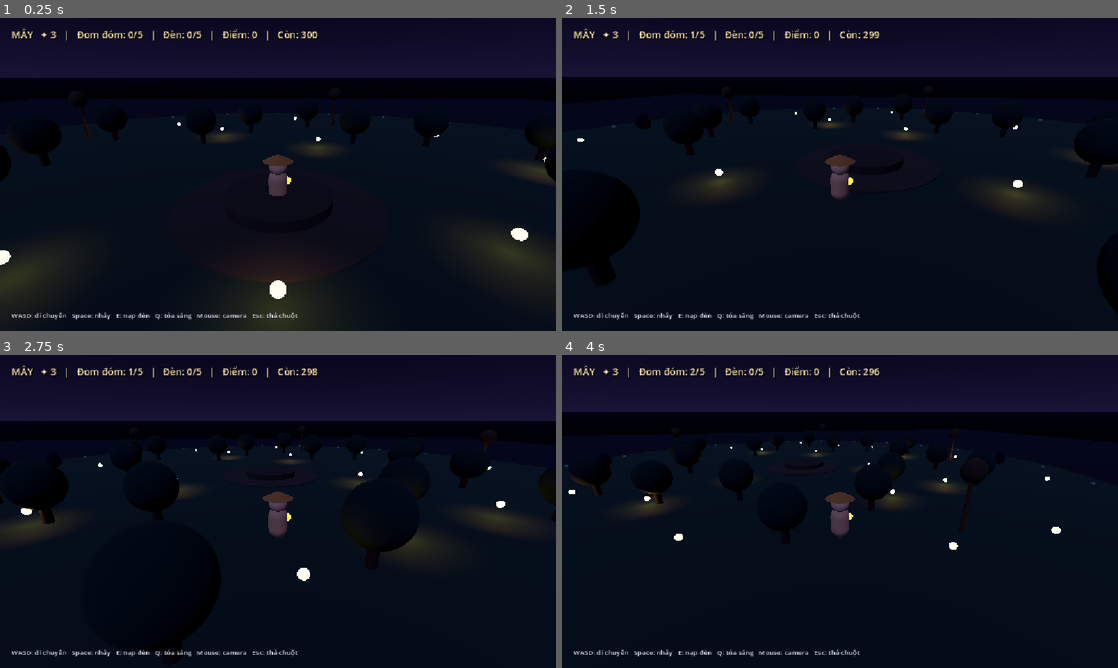
Above: before the commit, frames 1-4 (two rows, left to right).
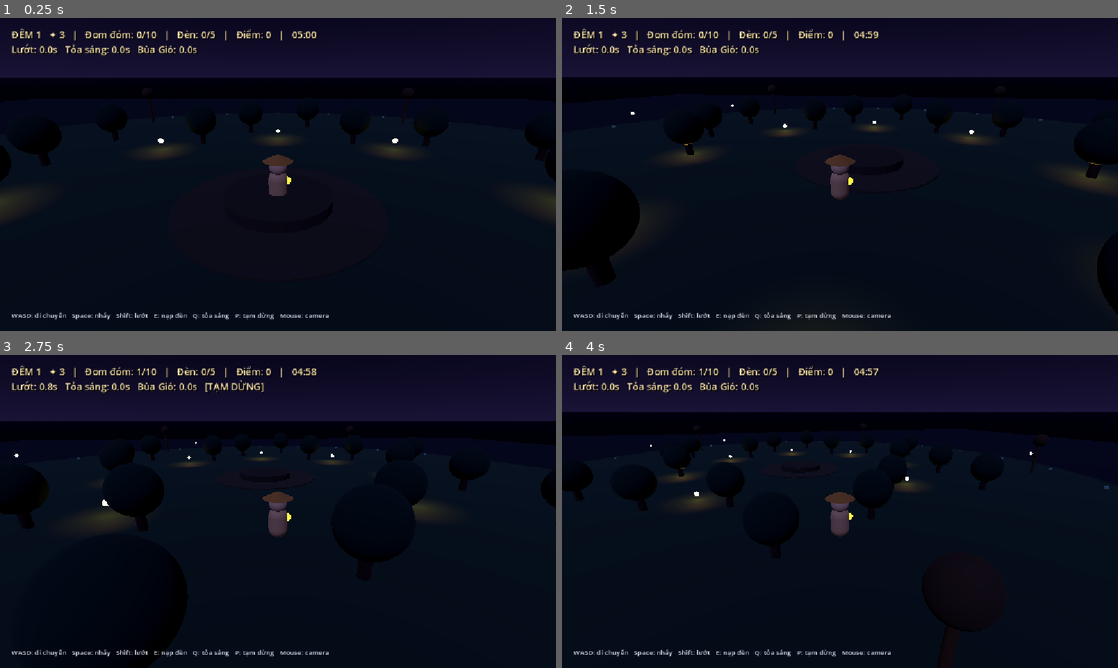
Above: after the commit, the same moments.

Repository: ViTL-AI26/K5-L3A-DAY12-TruongLoiVi-2A202603441-AI-SDLC-Dao-Den-Long
Game: Godot game, scene res://scenes/main.tscn
The game is run twice, just before and just after one commit, with the same random seed, the same clock (stepped at 60 frames per second) and the same inputs.
Inputs (mouse positions are in pixels of both pictures, inside the frame that each line leads up to):
- Up to frame 1 (0.25 s): no input
- Up to frame 2 (1.5 s): tap Enter at 0.5 s; move the mouse to (867, 174) at 0.52 s; hold Enter 0.53-1.28 s; hold W from 0.53 s (still down); click (867, 174) at 0.67 s; tap Space at 0.77 s; tap R at 0.8, 1.35 s; move the mouse to (812, 174) at 1.27 s; click (812, 174) at 1.42 s
- Up to frame 3 (2.75 s): keep holding W; tap Space at 1.52 s; tap Shift at 1.55 s; move the mouse to (289, 505) at 2.02 s; hold Shift from 2.03 s (still down); click (289, 505) at 2.17 s; tap P at 2.3 s
- Up to frame 4 (4 s): keep holding W; move the mouse to (834, 517) at 2.77 s; release Shift at 2.78 s; tap P at 2.85 s; click (834, 517) at 2.92 s; tap Space at 3.02, 3.77 s; tap E at 3.05 s; move the mouse to (878, 514) at 3.52 s; hold E from 3.53 s (still down); click (878, 514) at 3.67 s; tap Enter at 3.8 s

The runs differ from the first frame. In frame 1, 8.1% of the frame differs, in the area x 0-100%, y 3-100%; in frame 2, 4.1%; in frame 3, 6.1%; in frame 4, 4.4%.

Commit message:
Align graphical play with Phase 2 nights

Diff:
--- a/scripts/gameplay/graphical_game.gd
+++ b/scripts/gameplay/graphical_game.gd
@@ -24,16 +24,21 @@
 var overlay: ColorRect
 var last_state := "playing"
 var elapsed_visual := 0.0
+var current_night := 1
+var campaign_score := 0
 
 
 func _ready() -> void:
+	if get_tree().has_meta("lantern_current_night"):
+		current_night = int(get_tree().get_meta("lantern_current_night"))
+		campaign_score = int(get_tree().get_meta("lantern_campaign_score", 0))
 	_build_world()
 	_start_game()
 
 
 func _start_game() -> void:
 	sim = SimulationScript.new()
-	sim.initialize(randi())
+	sim.initialize(randi(), current_night)
 	_setup_default_entities()
 	_build_player()
 	_build_camera()
@@ -45,34 +50,37 @@
 
 
 func _setup_default_entities() -> void:
-	for i in range(5):
-		var a := TAU * float(i) / 5.0
-		sim.game_state.lanterns.append({
-			"id": "L%d" % (i + 1),
-			"pos": Vector3(cos(a) * LANTERN_RADIUS, 0, sin(a) * LANTERN_RADIUS),
-			"deposited": 0,
-			"lit": false
-		})
-	# Five lanterns cost five motes each: provide the full 25-mote objective.
-	# The 50% hit drop is recoverable, so the total supply remains sufficient
-	# as long as the player collects dropped motes again.
-	var mote_positions := [
-		Vector3(0,0,5), Vector3(7,0,3), Vector3(-7,0,4),
-		Vector3(11,0,11), Vector3(-12,0,10), Vector3(3,0,-9),
-		Vector3(-5,0,-13), Vector3(15,0,-4), Vector3(-16,0,-3),
-		Vector3(0,0,16), Vector3(8,0,-15), Vector3(-10,0,-16),
-		Vector3(17,0,8), Vector3(-18,0,7), Vector3(4,0,21),
-		Vector3(5,0,13), Vector3(-8,0,17), Vector3(13,0,-11),
-		Vector3(-14,0,-12), Vector3(20,0,1), Vector3(-21,0,0),
-		Vector3(2,0,-20), Vector3(20,0,13), Vector3(-20,0,14),
-		Vector3(10,0,21)
-	]
-	for i in range(mote_positions.size()):
-		sim.game_state.motes.append({"id":"M%d" % (i+1), "pos":mote_positions[i]})
-	sim.game_state.shades = [
-		{"id":"S1", "pos":Vector3(24,0,4), "state":"chase", "stun_ticks":0},
-		{"id":"S2", "pos":Vector3(-23,0,-7), "state":"chase", "stun_ticks":0}
-	]
+	var lantern_positions: Array
+	var mote_positions: Array
+	var shade_points: Array
+	if current_night == 1:
+		lantern_positions = [Vector3(0,0,25), Vector3(23.8,0,7.7), Vector3(14.7,0,-20.2), Vector3(-14.7,0,-20.2), Vector3(-23.8,0,7.7)]
+		mote_positions = _circle_points(Vector3.ZERO, 12, 8) + _circle_points(Vector3.ZERO, 33, 16)
+		shade_points = _circle_points(Vector3.ZERO, 37, 12, 15)
+	elif current_night == 2:
+		lantern_positions = [Vector3(0,0,20), Vector3(17,0,-10), Vector3(-17,0,-10), Vector3(70,0,20), Vector3(87,0,-10), Vector3(53,0,-10)]
+		mote_positions = _circle_points(Vector3.ZERO, 10, 4) + _circle_points(Vector3.ZERO, 22, 8) + _circle_points(Vector3(70,0,0), 10, 4) + _circle_points(Vector3(70,0,0), 22, 8)
+		shade_points = _circle_points(Vector3.ZERO, 26, 8, 22.5) + _circle_points(Vector3(70,0,0), 26, 8, 22.5)
+		sim.game_state.charms = [{"id":"C1", "pos":Vector3(35,0,0), "available":true, "respawn_ticks":0}]
+	else:
+		lantern_positions = [Vector3(0,6,6), Vector3(18,3,10), Vector3(-18,3,10), Vector3(35,0,-10), Vector3(-35,0,-10), Vector3(20,0,-35), Vector3(-20,0,-35)]
+		mote_positions = _circle_points(Vector3.ZERO, 34, 18) + _circle_points(Vector3.ZERO, 18, 8, 20, 3) + _circle_points(Vector3.ZERO, 5, 4, 45, 6)
+		shade_points = _circle_points(Vector3.ZERO, 43, 16, 22.5)
+		sim.game_state.charms = [{"id":"C1", "pos":Vector3(30,0,25), "available":true, "respawn_ticks":0}, {"id":"C2", "pos":Vector3(-30,0,25), "available":true, "respawn_ticks":0}]
+	for i in lantern_positions.size():
+		sim.game_state.lanterns.append({"id":"L%d" % (i + 1), "pos":lantern_positions[i], "deposited":0, "lit":false})
+	sim.game_state.mote_spawn_points = mote_positions
+	sim.game_state.shade_spawn_points = shade_points
+	for i in range(mini(20, mote_positions.size())):
+		sim.game_state.motes.append({"id":"M%d" % (i + 1), "pos":mote_positions[i], "kind":"random", "ttl_ticks":-1, "born_tick":-1})
+
+
+func _circle_points(center: Vector3, radius: float, count: int, start_deg: float = 0.0, y: float = 0.0) -> Array:
+	var points: Array = []
+	for i in count:
+		var angle := deg_to_rad(start_deg + 360.0 * float(i) / count)
+		points.append(Vector3(center.x + cos(angle) * radius, y, center.z + sin(angle) * radius))
+	return points
 
 
 func _build_world() -> void:
@@ -151,7 +159,7 @@
 	hud.add_theme_constant_override("shadow_offset_y", 2)
 	layer.add_child(hud)
 	var controls := Label.new()
-	controls.text = "WASD: di chuyển   Space: nhảy   E: nạp đèn   Q: tỏa sáng   Mouse: camera   Esc: thả chuột"
+	controls.text = "WASD: di chuyển   Space: nhảy   Shift: lướt   E: nạp đèn   Q: tỏa sáng   P: tạm dừng   Mouse: camera"
 	controls.position = Vector2(24, get_viewport().get_visible_rect().size.y - 42)
 	controls.add_theme_font_size_override("font_size", 14)
 	controls.add_theme_color_override("font_color", Color(0.88,0.88,0.95))
@@ -185,10 +193,21 @@
 		last_state = sim.game_state.state
 		overlay.visible = true
 		if last_state == "won":
-			message.text = "ĐẢO ĐÃ SÁNG!\nMây đã thắp lại mọi đèn.\nNhấn R để chơi lại"
+			campaign_score += sim.game_state.score
+			if current_night < 3:
+				message.text = "ĐÊM %d ĐÃ SÁNG!\nÔng Đăng: Hãy đến hòn đảo tiếp theo.\nNhấn Enter để tiếp tục" % current_night
+			else:
+				message.text = "BÌNH MINH\nTổng điểm: %d\nNhấn R để chơi lại từ Đêm 1" % campaign_score
 		else:
-			message.text = "ĐÊM TỐI BAO TRÙM\nMây đã cạn ánh sáng.\nNhấn R để thử lại"
-	if overlay.visible and Input.is_key_pressed(KEY_R):
+			message.text = "ĐÊM TỐI BAO TRÙM\nNhấn R để chơi lại Đêm %d" % current_night
+	if overlay.visible and Input.is_key_pressed(KEY_ENTER) and last_state == "won" and current_night < 3:
+		get_tree().set_meta("lantern_current_night", current_night + 1)
+		get_tree().set_meta("lantern_campaign_score", campaign_score)
+		get_tree().reload_current_scene()
+	elif overlay.visible and Input.is_key_pressed(KEY_R):
+		if last_state == "won" and current_night == 3:
+			get_tree().set_meta("lantern_current_night", 1)
+			get_tree().set_meta("lantern_campaign_score", 0)
 		get_tree().reload_current_scene()
 
 
@@ -206,7 +225,9 @@
 		"cam_yaw_deg":rad_to_deg(camera_yaw),
 		"interact":interact_now,
 		"pulse":pulse_now,
-		"jump":jump_now
+		"jump":jump_now,
+		"dash":Input.is_key_pressed(KEY_SHIFT),
+		"pause":Input.is_key_pressed(KEY_P)
 	}
 	return frame
 
@@ -286,9 +307,12 @@
 	var lit := 0
 	for lantern in sim.game_state.lanterns:
 		if lantern.lit: lit += 1
-	hud.text = "MÂY   ✦ %d   |   Đom đóm: %d/%d   |   Đèn: %d/5   |   Điểm: %d   |   Còn: %03d" % [
-		sim.game_state.flames, sim.game_state.carried, 5, lit,
-		sim.game_state.score, int(ceil(sim.game_state.time_left_s))
+	var time := maxi(0, int(ceil(sim.game_state.time_left_s)))
+	hud.text = "ĐÊM %d   ✦ %d   |   Đom đóm: %d/10   |   Đèn: %d/%d   |   Điểm: %d   |   %02d:%02d\nLướt: %.1fs   Tỏa sáng: %.1fs   Bùa Gió: %.1fs%s" % [
+		current_night, sim.game_state.flames, sim.game_state.carried, lit, sim.game_state.lanterns.size(),
+		campaign_score + sim.game_state.score, time / 60, time % 60,
+		float(sim.game_state.dash_cd_ticks) / 60.0, float(sim.game_state.pulse_cd_ticks) / 60.0, float(sim.game_state.charm_ticks) / 60.0,
+		"   [TẠM DỪNG]" if sim.game_state.paused else ""
 	]
 
 
